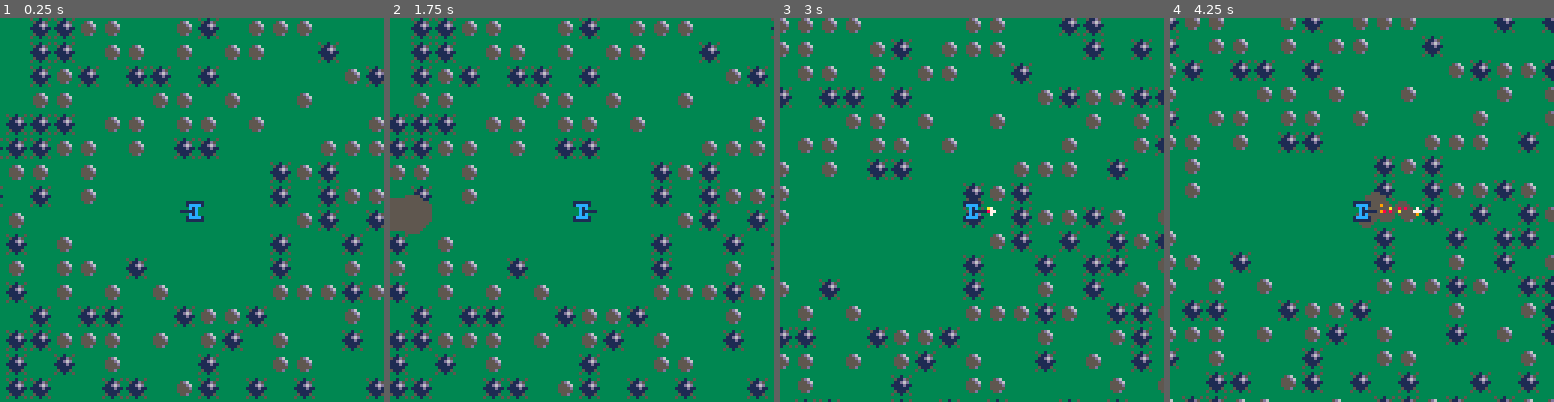
Above: before the commit, frames 1-4 (left to right).
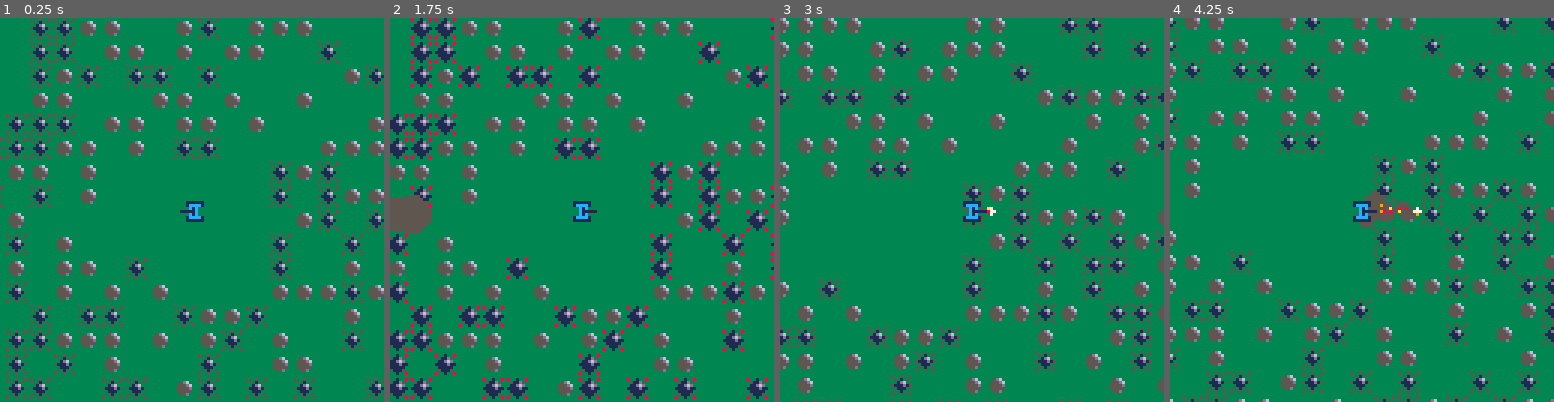
Above: after the commit, the same moments.

Repository: monkeywidget/pico8-carts
Game: PICO-8 cartridge carts/tank.p8
Two runs of this game, one before a commit and one after it. Both use one fixed random seed, a clock stepped at 60 frames per second and the inputs below.
Inputs:
- Up to frame 1 (0.25 s): no input
- Up to frame 2 (1.75 s): tap X (X key) at 0.33, 1.07 s; hold Right from 1.6 s (still down)
- Up to frame 3 (3 s): tap X (X key) at 1.85, 2.97 s; release Right at 2.1 s; hold Up 2.15-2.42 s; hold Right from 2.47 s (still down)
- Up to frame 4 (4.25 s): release Right at 3.03 s; hold Left 3.08-3.58 s; hold Down 3.63-3.97 s; hold Right from 4.02 s (still down); tap X (X key) at 4.08 s

The runs differ from the first frame. In frame 1, 3.9% of the frame differs, in the area x 0-100%, y 0-100%; in frame 2, 1.3%; in frame 3, 3.1%; in frame 4, 3.4%.

Commit message:
pulsing mines animation

Diff:
--- a/carts/tank.p8
+++ b/carts/tank.p8
@@ -42,12 +42,17 @@
 	spawn_mines() -- also sets the tank coords
 end
 
--- returns 0 (75%) or 1 (25%)
+-- returns 0, 1, 2
 function pulse_clock()
-	if ((clock % 30) > 23) then
+	state = (clock % 30)
+	if (state < 15) then
+		return 0
+	elseif (state < 20) then
 		return 1
+	elseif (state < 25) then
+		return 2
 	else
-		return 0
+		return 1
 	end
 end
 
@@ -167,7 +172,7 @@
 	end
 end
 
-function draw_mines() for m in all(mines) do spr(3 + pulse_clock(), m.x, m.y) end end
+function draw_mines() for m in all(mines) do spr(32 + pulse_clock(), m.x, m.y) end end
 function draw_rocks() for r in all(rocks) do spr(9, r.x, r.y) end end
 function draw_bullets() for b in all(bullets) do circfill( b.x, b.y, 1, 7) end end
 function draw_sparks() for s in all(sparks) do circ(s.x, s.y, 0, spark_colors[s.age]) end end
@@ -267,13 +272,13 @@
 end
 __gfx__
 00111111000010000000000000000000000000000000000000bb3030800098080808080000000000000000000000000000000000000000000000000000000000
-001cccc100001000000000005001005080050080000000000bbb3b33089b8b300000380800000000000000000000000000000000000000000000000000000000
-000c1c0001101011000000000511d5000501050000000000bbbbb3b389bb9380089b8980005d6000000000000000000000000000000000000000000000000000
-11111c0001cc1cc100000000011d6d00001d600000000000bb3bb4b3b99bb9888b3bb9980555d600000000000000000000000000000000000000000000000000
-000c1c0001c111c1000000001111d1105111d150000000000bb3b4300bb3b43008b3b49005555d00000000000000000000000000000000000000000000000000
-001cccc101ccccc10000000001111100001110000000000000044b3000044b3000044b3005555500000000000000000000000000000000000000000000000000
-0011111101c000c1000000000511150005010500000000000004400000044000000440000055d000000000000000000000000000000000000000000000000000
-00000000011000110000000050010050800500800000000000044000000440000004400000000000000000000000000000000000000000000000000000000000
+001cccc100001000000000000000000000000000000000000bbb3b33089b8b300000380800000000000000000000000000000000000000000000000000000000
+000c1c000110101100000000000000000000000000000000bbbbb3b389bb9380089b8980005d6000000000000000000000000000000000000000000000000000
+11111c0001cc1cc100000000000000000000000000000000bb3bb4b3b99bb9888b3bb9980555d600000000000000000000000000000000000000000000000000
+000c1c0001c111c1000000000000000000000000000000000bb3b4300bb3b43008b3b49005555d00000000000000000000000000000000000000000000000000
+001cccc101ccccc10000000000000000000000000000000000044b3000044b3000044b3005555500000000000000000000000000000000000000000000000000
+0011111101c000c1000000000000000000000000000000000004400000044000000440000055d000000000000000000000000000000000000000000000000000
+00000000011000110000000000000000000000000000000000044000000440000004400000000000000000000000000000000000000000000000000000000000
 00011111111111110000000000000000000000000000000000898800000880000000000000000000000000000000000000000000000000000000000000000000
 001000000000000000000000000000000000000000000000099aa980080988800000000000000000000000000000000000000000000000000000000000000000
 0100111111111111000000000000000000000000000000009997a998089999800000000000000000000000000000000000000000000000000000000000000000
@@ -283,13 +288,13 @@
 101000000000000000000000000000000000000000000000099a9990088989800000000000000000000000000000000000000000000000000000000000000000
 10100000000000000000000000000000000000000000000000988000000888000000000000000000000000000000000000000000000000000000000000000000
 00000000000000000000000000000000000000000000000000000000000000000000000000000000000000000000000000000000000000000000000000000000
-00000000000000000000000000000000000000000000000000000000000000000000000000000000000000000000000000000000000000000000000000000000
-00000000000000000000000000000000000000000000000000000000000000000000000000000000000000000000000000000000000000000000000000000000
-00000000000000000000000000000000000000000000000000000000000000000000000000000000000000000000000000000000000000000000000000000000
-00000000000000000000000000000000000000000000000000000000000000000000000000000000000000000000000000000000000000000000000000000000
-00000000000000000000000000000000000000000000000000000000000000000000000000000000000000000000000000000000000000000000000000000000
-00000000000000000000000000000000000000000000000000000000000000000000000000000000000000000000000000000000000000000000000000000000
-00000000000000000000000000000000000000000000000000000000000000000000000000000000000000000000000000000000000000000000000000000000
+50050050500100508001008000000000000000000000000000000000000000000000000000000000000000000000000000000000000000000000000000000000
+050105000511d5000511d50000000000000000000000000000000000000000000000000000000000000000000000000000000000000000000000000000000000
+001d6000011d6d00011d6d0000000000000000000000000000000000000000000000000000000000000000000000000000000000000000000000000000000000
+5111d1501111d1101111d11000000000000000000000000000000000000000000000000000000000000000000000000000000000000000000000000000000000
+00111000011111000111110000000000000000000000000000000000000000000000000000000000000000000000000000000000000000000000000000000000
+05010500051115000511150000000000000000000000000000000000000000000000000000000000000000000000000000000000000000000000000000000000
+50050050500100508001008000000000000000000000000000000000000000000000000000000000000000000000000000000000000000000000000000000000
 00000000000000000000000000000000000000000000000000000000000000000000000000000000000000000000000000000000000000000000000000000000
 00000000000000000000000000000000000000000000000000000000000000000000000000000000000000000000000000000000000000000000000000000000
 00000000000000000000000000000000000000000000000000000000000000000000000000000000000000000000000000000000000000000000000000000000
